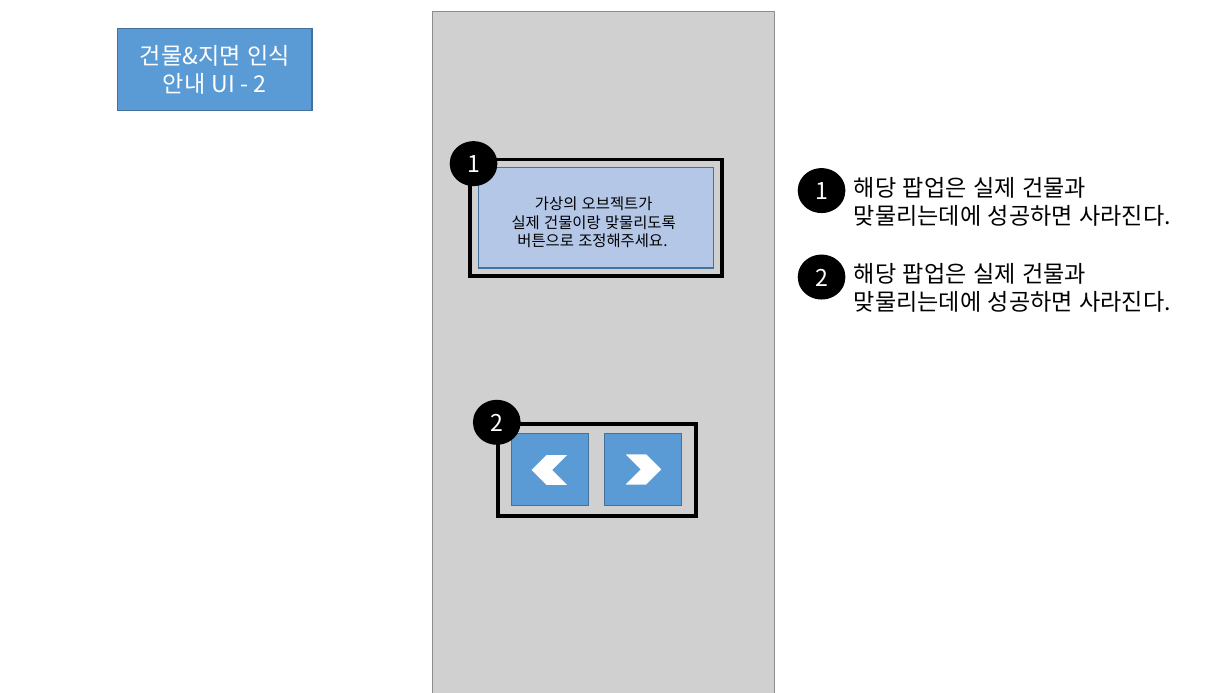
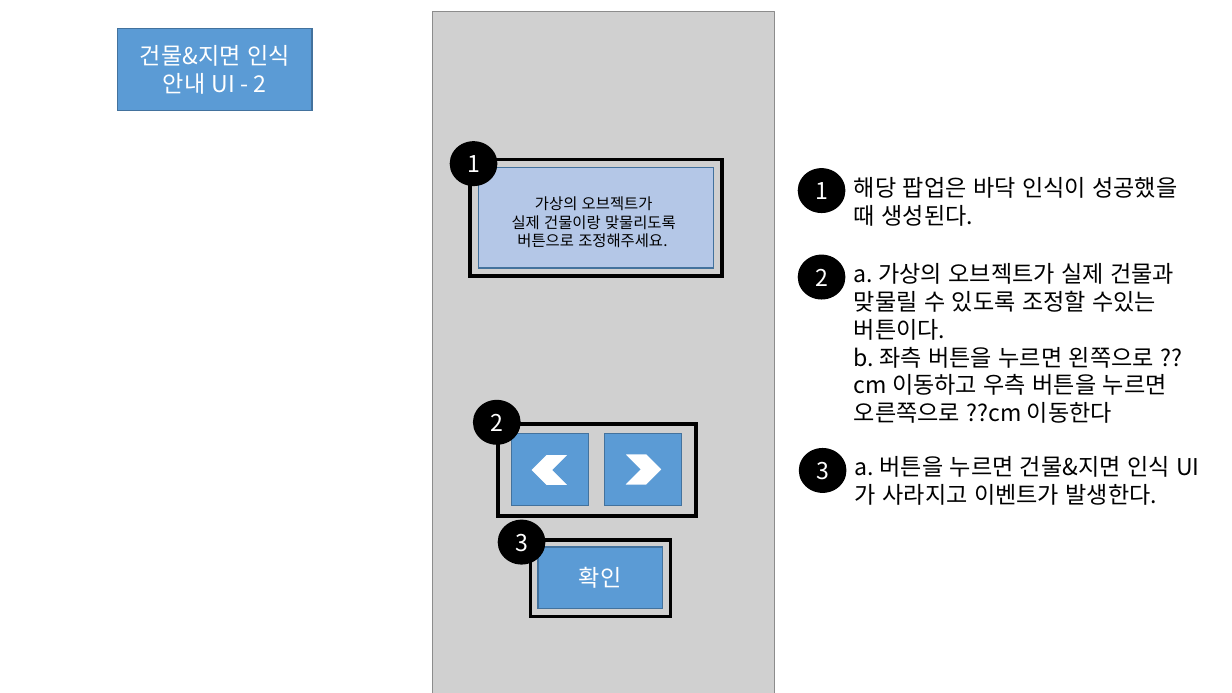
Before and after one commit to Kjaeseong/RocketTeamDocu, a slide deck: slide 3 of 00.기획서/221020_팝업UI시스템 기획서_V100.pptx. Drawn at 1232x693 pixels with LibreOffice and Linux fonts; fonts in the diff are those of the drawing; grey boxes stand for pictures. Boxes give left, top, right and bottom in pixels: in the first picture for what was removed or moved away, otherwise in the second. Text is boxed around its words. In the diff, an @@ line names an element or a change of style, - is before the commit and + after.

Commit message:
효진_팝업 수정

```diff
--- a/00.기획서/221020_팝업UI시스템 기획서_V100.pptx
+++ b/00.기획서/221020_팝업UI시스템 기획서_V100.pptx
@@ text at (854, 177, 1177, 226): text changed @@
-해당 팝업은 실제 건물과 맞물리는데에 성공하면 사라진다.
+해당 팝업은 바닥 인식이 성공했을 때 생성된다.
@@ text at (854, 263, 1174, 423): text changed @@
-해당 팝업은 실제 건물과 맞물리는데에 성공하면 사라진다.
+a. 가상의 오브젝트가 실제 건물과 맞물릴 수 있도록 조정할 수있는 버튼이다.
+b. 좌측 버튼을 누르면 왼쪽으로 ??cm 이동하고 우측 버튼을 누르면 오른쪽으로 ??cm 이동한다
@@ ellipse added at (799, 449, 846, 493), fill #000000, outline #000000 1 pt, 18 pt, text #FFFFFF @@
+3
@@ text added at (855, 456, 1170, 505), 18 pt, text #000000 @@
+a. 버튼을 누르면 건물&지면 인식 UI가 사라지고 이벤트가 발생한다.
@@ ellipse added at (498, 520, 544, 564), fill #000000, outline #000000 1 pt, 18 pt, text #FFFFFF @@
+3
@@ rectangle added at (531, 540, 671, 616), outline #000000 3 pt @@
@@ rectangle added at (538, 547, 663, 608), fill #5B9BD5, outline #43739E 1 pt, 18 pt, text #FFFFFF @@
+확인
```
